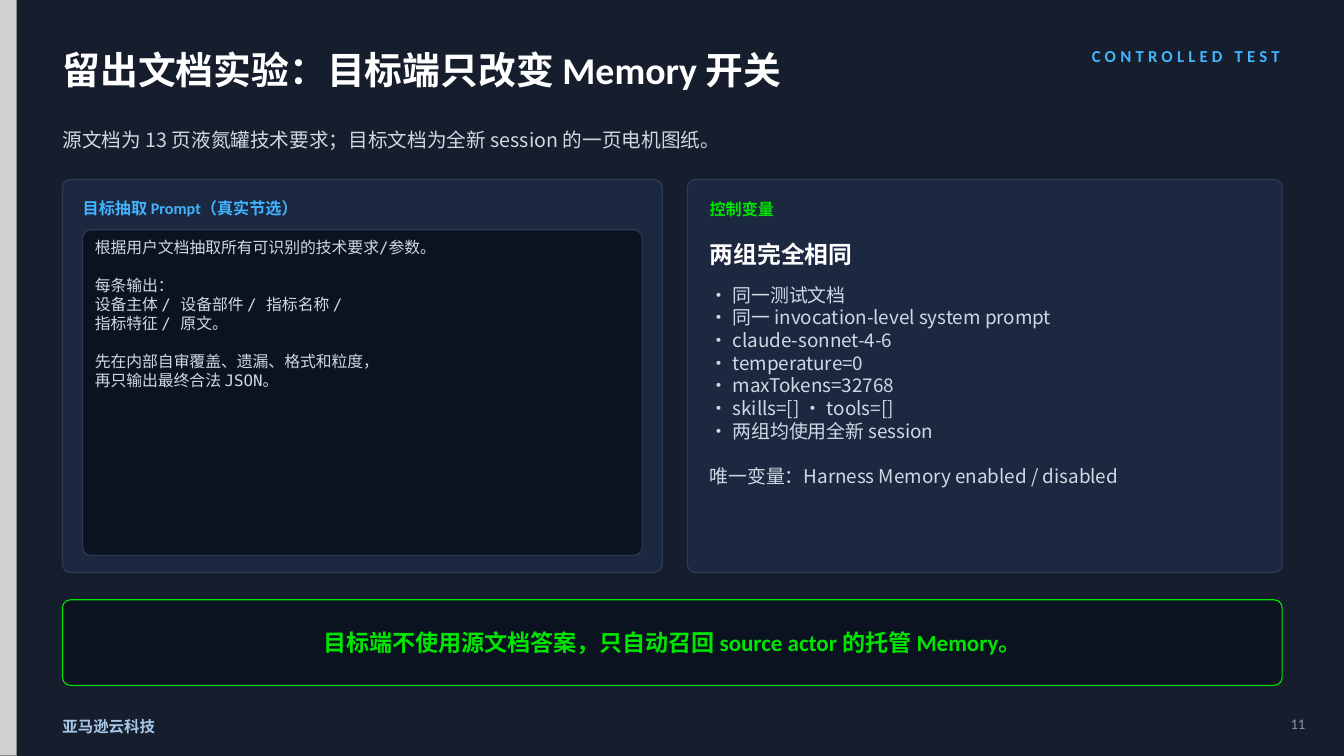
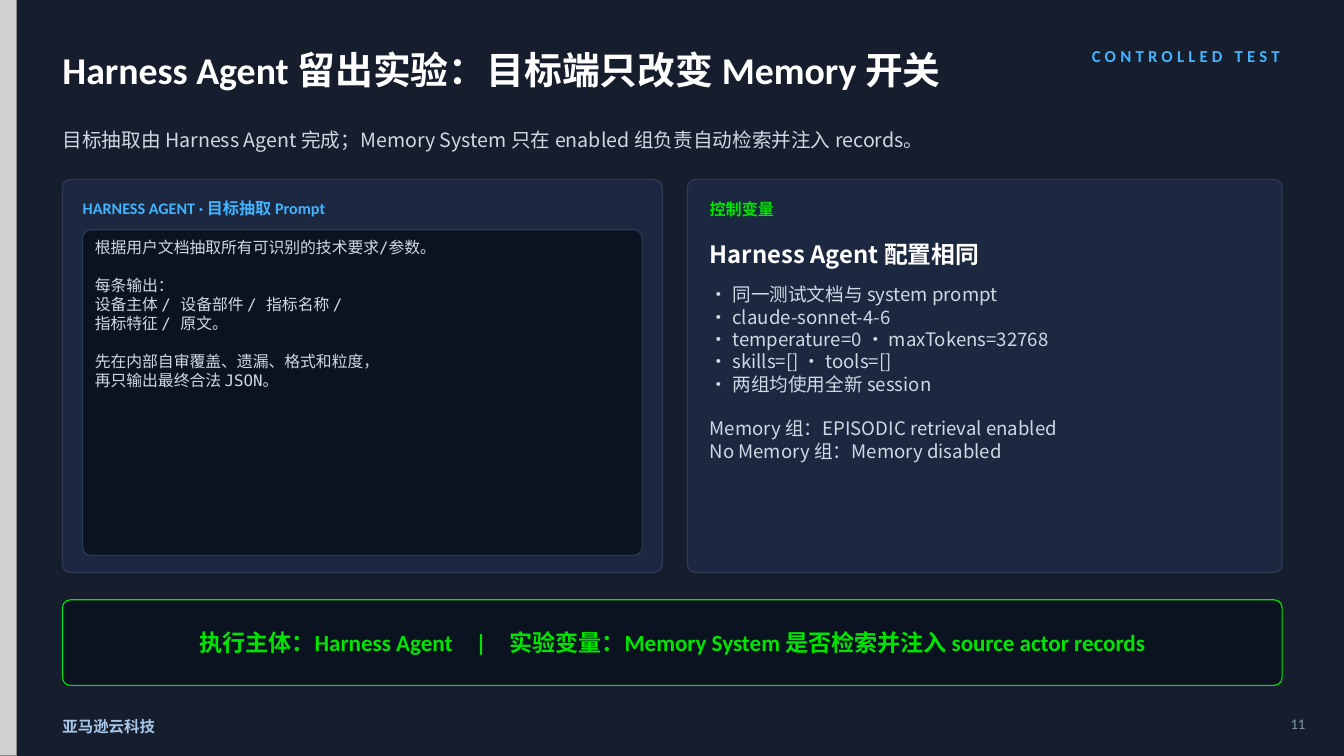
Before and after one commit to dashjim/agentcore-memory-loop, a slide deck: slide 11 of docs/记忆能让Agent越跑越好吗-V3.pptx. Drawn at 1344x756 pixels with LibreOffice and Linux fonts; fonts in the diff are those of the drawing; grey boxes stand for pictures. Boxes give left, top, right and bottom in pixels: in the first picture for what was removed or moved away, otherwise in the second. Text is boxed around its words. In the diff, an @@ line names an element or a change of style, - is before the commit and + after.

Commit message:
docs: clarify execution roles in memory deck

```diff
--- a/docs/记忆能让Agent越跑越好吗-V3.pptx
+++ b/docs/记忆能让Agent越跑越好吗-V3.pptx
@@ text at [62, 51, 941, 91]: text changed @@
-留出文档实验：目标端只改变 Memory 开关
+Harness Agent 留出实验：目标端只改变 Memory 开关
@@ text at [62, 130, 923, 152]: text changed @@
-源文档为 13 页液氮罐技术要求；目标文档为全新 session 的一页电机图纸。
+目标抽取由 Harness Agent 完成；Memory System 只在 enabled 组负责自动检索并注入 records。
@@ text at [83, 200, 325, 217]: text changed @@
-目标抽取 Prompt（真实节选）
+HARNESS AGENT · 目标抽取 Prompt
@@ text at [710, 243, 979, 269]: text changed @@
-两组完全相同
+Harness Agent 配置相同
@@ text at [732, 285, 997, 306]: text changed; size 13.5 to 13.3 pt @@
-· 同一测试文档
-· 同一 invocation-level system prompt
+· 同一测试文档与 system prompt
@@ text at [732, 305, 931, 393]: size 13.5 to 13.3 pt in "· claude-sonnet-4-6", "· skills=[] · tools=[]", "· 两组均使用全新 session" @@
@@ text at [732, 331, 1049, 351]: text changed; size 13.5 to 13.3 pt @@
-· temperature=0
-· maxTokens=32768
+· temperature=0 · maxTokens=32768
@@ text at [710, 419, 1057, 463]: text changed; size 13.5 to 13.3 pt @@
-唯一变量：Harness Memory enabled / disabled
+Memory 组：EPISODIC retrieval enabled
+No Memory 组：Memory disabled
@@ text at [200, 631, 1145, 655]: text changed @@
-目标端不使用源文档答案，只自动召回 source actor 的托管 Memory。
+执行主体：Harness Agent | 实验变量：Memory System 是否检索并注入 source actor records
```
Also in this commit, not shown: 6 other slides changed, 2 other files.
